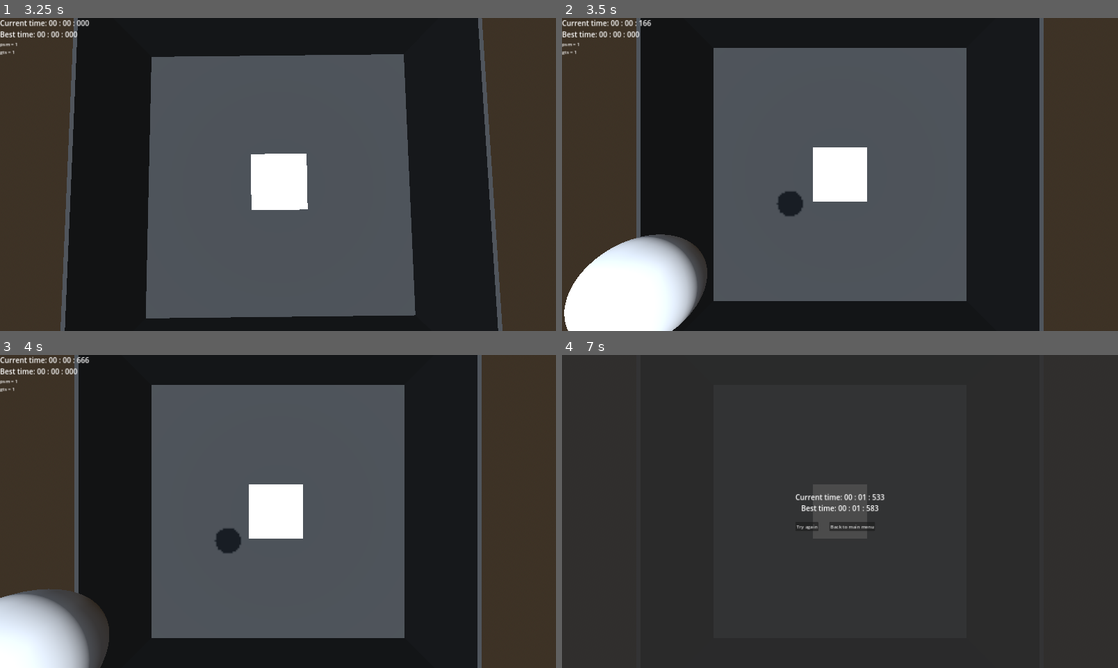
Above: before the commit, frames 1-4 (two rows, left to right).
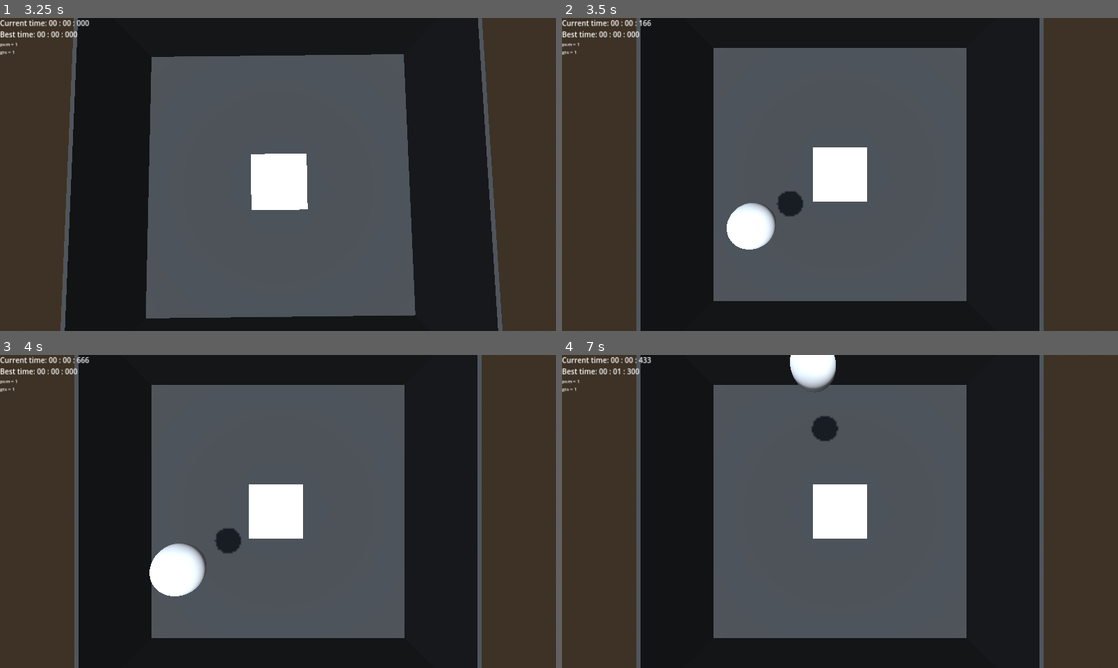
Above: after the commit, the same moments.

Repository: warriormaster12/Fsj2025
Game: Godot game, scene res://levels/actual_level.tscn
Same seed, same stepped clock (60 frames per second), same inputs: the game is played once before the commit and once after it.
Inputs (mouse positions are in pixels of both pictures, inside the frame that each line leads up to):
- Up to frame 1 (3.25 s): click "Start game" at 0.5 s; click "Start game" at 1.25 s; tap Space (dash) at 2.1 s; tap S (move_d) at 2.85 s
- Up to frame 2 (3.5 s): no input
- Up to frame 3 (4 s): tap A (move_l) at 3.6 s
- Up to frame 4 (7 s): tap D (move_r) at 4.35 s; click "Try again" at 5 s; tap W (move_u) at 5.85 s; click (806, 527) at 6.5 s, where only the run after the commit has a clickable "Try again"

Frame 1 is identical in both runs. In frame 2, 7.3% of the frame differs, in the area x 0-39%, y 59-100%; in frame 3, 5.8%; in frame 4, 39%, in the area x 0-87%, y 0-100%.

Commit message:
Fix again

Diff:
--- a/levels/actual_level.tscn
+++ b/levels/actual_level.tscn
@@ -75,7 +75,7 @@
 transform = Transform3D(1, 0, 0, 0, 1, 0, 0, 0, 1, 0, 0.5, 0)
 
 [node name="SpawnArea" type="Node3D" parent="Game/Node3D"]
-transform = Transform3D(1, 0, 0, 0, 1, 0, 0, 0, 1, 0, 5.02711, 0)
+transform = Transform3D(1, 0, 0, 0, 1, 0, 0, 0, 1, 0, 2.57724, 0)
 script = ExtResource("4_85fx6")
 
 [node name="MeshInstance3D" type="MeshInstance3D" parent="Game/Node3D/SpawnArea"]
--- a/scripts/game.gd
+++ b/scripts/game.gd
@@ -69,6 +69,8 @@
 
 func restart() -> void:
 	timer = 0.0
+	if player:
+		player.process_mode = Node.PROCESS_MODE_INHERIT
 	timer_label.text = "Current time: 00 : 00 : 000"
 	if ScoreStorage.best_score.length() > 0:
 		best_time_label.text = ScoreStorage.best_score
@@ -91,6 +93,7 @@
 	hud.visible = false
 	fail_container.visible = true
 	if player:
+		player.velocity = Vector3.ZERO
 		player.process_mode = Node.PROCESS_MODE_DISABLED
 
 
